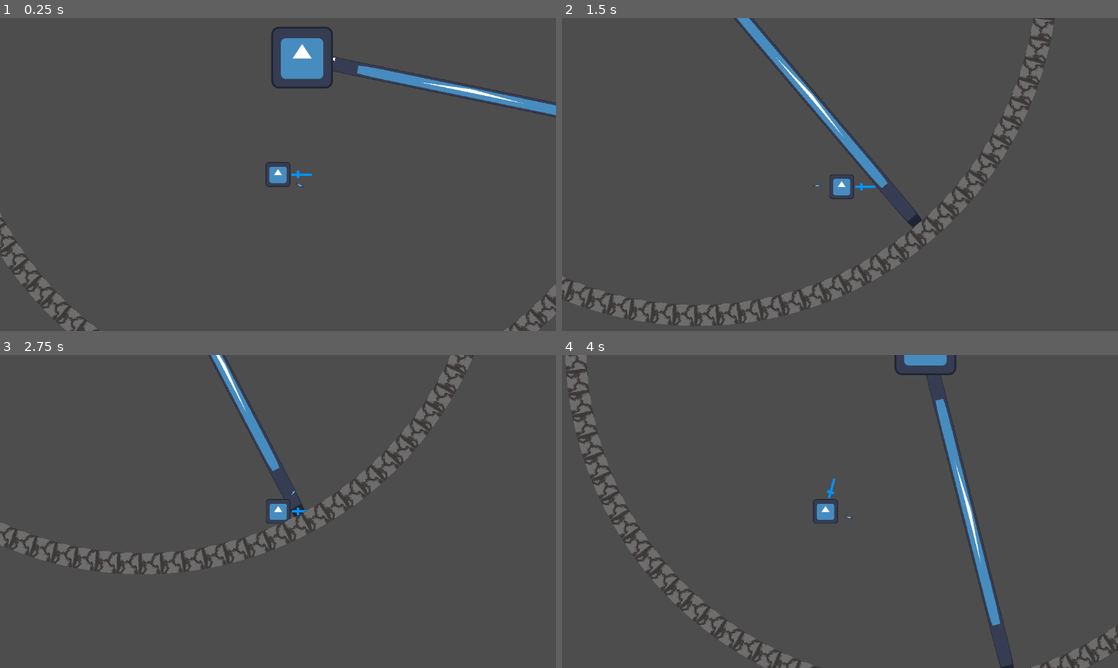
Above: before the commit, frames 1-4 (two rows, left to right).
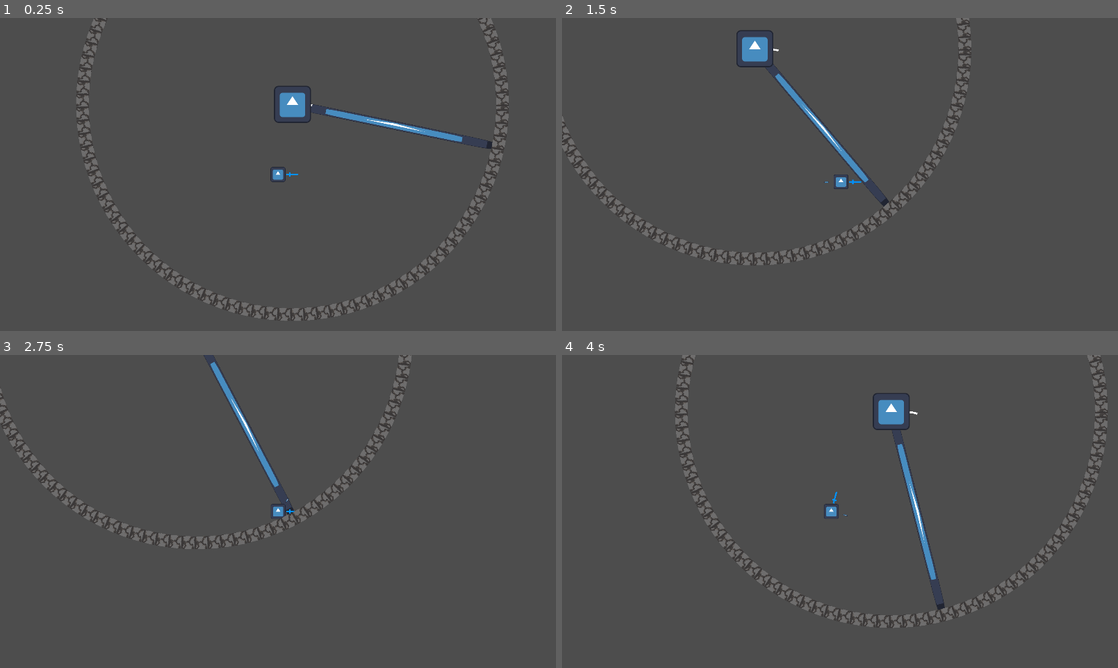
Above: after the commit, the same moments.

Repository: hsandt/boss-rush-jam-2025
Game: Godot game, scene res://scenes/worlds/boss_stage1_level_test.tscn
The game is run twice, just before and just after one commit, with the same random seed, the same clock (stepped at 60 frames per second) and the same inputs. The engine's default icon, where the game draws it, is replaced by a stand-in: a white triangle on a blue panel in a dark square.
Inputs (mouse positions are in pixels of both pictures, inside the frame that each line leads up to):
- Up to frame 1 (0.25 s): no input
- Up to frame 2 (1.5 s): move the mouse to (962, 158) at 0.52 s; hold D (right) 0.53-1.28 s; tap . (app_next_resolution, bound only after the commit) at 0.6 s; tap , (app_prev_resolution, bound only after the commit) at 0.8, 1.35 s; move the mouse to (728, 190) at 1.27 s; hold S (down) from 1.28 s (still down)
- Up to frame 3 (2.75 s): tap . (app_next_resolution, bound only after the commit) at 1.55 s; move the mouse to (333, 442) at 2.02 s; release S (down) at 2.03 s; hold D (right) from 2.03 s (still down); tap Space (dash) at 2.1 s; tap , (app_prev_resolution, bound only after the commit) at 2.3 s
- Up to frame 4 (4 s): move the mouse to (812, 574) at 2.77 s; release D (right) at 2.78 s; hold W (up) 2.78-3.53 s; right-click (812, 574) at 2.85 s; tap . (app_next_resolution, bound only after the commit) at 3.05 s; move the mouse to (1006, 558) at 3.52 s; hold A (left) from 3.53 s (still down); click (1006, 558) at 3.6 s; tap , (app_prev_resolution, bound only after the commit) at 3.8 s

The runs differ from the first frame. In frame 1, 7.6% of the frame differs, in the area x 0-100%, y 0-100%; in frame 2, 8.0%; in frame 3, 6.1%; in frame 4, 8.4%.
Error after the commit: Modulo by zero error in operator '%'. (res://globals/AppManager.gd:261)

Commit message:
[App] Import AppManager from hyper-godot-commons and set up input for features not already implemented in project scripts
- to change to prev/next resolution: ,. (US keyboard physical layout)
- to take screenshot: F12 (Ctrl+F12 for native screenshot)

Diff:
--- /dev/null
+++ b/globals/AppManager.gd
@@ -0,0 +1,409 @@
+# from https://github.com/hsandt/hyper-godot-commons/blob/main/singleton/AppManager.gd
+
+extends Node
+## Application manager class that provides app features:
+## - change resolution and toggle fullscreen
+## - auto fullscreen on standalone game start
+## - toggle debug overlay (needs to be defined separately)
+## - take screenshot
+##
+## Usage:
+## - create scene AppManager.tscn and register it as autoload singleton scene
+##   (the easiest is to copy AppManagerTemplate.tscn)
+## - define input for the following actions:
+##     app_prev_resolution
+##     app_next_resolution
+##     app_toggle_fullscreen - recommended: F11 (application style),
+##                                          Alt+Enter (Linux/Windows style),
+##                                          Ctrl+Meta+F (macOS style)
+##     app_toggle_debug_overlay
+##     app_take_screenshot_scaled - recommended: F12 (Steam style)
+##     app_take_screenshot_native - recommended: Ctrl/Shift+F12
+##     app_exit - recommended: Command/Control (Auto) + Q, will automatically map to:
+##                             - Ctrl+Q (on Linux/Windows)
+##                             - Meta+Q (on macOS)
+
+
+## Emitted when fullscreen is toggled via AppManager shortcuts
+signal fullscreen_toggled(new_window_mode: DisplayServer.WindowMode)
+
+
+@export_group("Components")
+
+## (Optional) Canvas Layer showing debug info
+@export var debug_overlay: CanvasLayer
+
+
+@export_group("Parameters")
+
+## If true, window scale will be initialized following the preset index
+## initial_window_scale_preset_index
+## Even when false, the list of window_scale_presets will be used when
+## changing resolution
+@export var set_window_scale_on_start: bool = false
+
+## Array of scale presets
+@export var window_scale_presets: Array[float] = [
+		1.0,
+		2.0,
+		3.0,
+		4.0,
+	]
+
+## (only used if set_window_scale_on_start is true)
+## Index of window scale preset to use on game start, among window_scale_presets
+## This replaces display/window/stretch/scale for projects when it causes issues
+## (e.g. gives unwanted HUD anchors in editor or offsets HUD elements at runtime,
+## as in https://github.com/godotengine/godot-proposals/issues/9307)
+## Note: if auto_fullscreen_in_pc_template is true,
+## auto_fullscreen_in_pc_template takes precedence on PC template
+@export var initial_window_scale_preset_index: int = 0
+
+## If true, auto-switch to fullscreen on PC template (standalone) game start
+## Note: it takes precedence over auto_scale on PC template
+@export var auto_fullscreen_in_pc_template: bool = false
+
+## If true, hide cursor when fullscreen is enabled
+@export var hide_cursor_during_fullscreen: bool = false
+
+## (Debug only) If true, show the debug overlay on start, else hide it
+@export var debug_show_debug_overlay_on_start: bool = false
+
+
+## Computed constant additional size provided by window decorations, used to compute
+## hypothetical window size with decorations for different window sizes
+var computed_window_decorations_additional_size: Vector2i
+
+## Dynamically cached screen usable rect size, used to detect when changing monitor screen size,
+## desktop taskbar or top menu bar
+var cached_screen_usable_rect_size: Vector2i
+
+## Dynamically cached array of valid window scale presets, i.e. scale presets for which
+## the resulting window size with decorations is not bigger than the screen
+## usable rect size (see method is_window_size_valid)
+## This means that a scale that corresponds to fullscreen size will not be valid
+## due to window title bar (and possibly OS taskbar and top menu bar reducing
+## usable rect).
+var cached_valid_window_scale_presets: Array[float]
+
+## Current index of window scale among array of presets
+var current_window_scale_preset_index: int
+
+## Current frame counter
+var current_frame: int
+
+
+func _ready():
+	# Autoload singletons are placed at the top of the scene tree
+	# and are therefore processed first, but to be safe we set
+	# low priority values for the AppManager
+	process_priority = -100
+	process_physics_priority = -100
+
+	# Initialize computed constants and dynamically cached variables
+	computed_window_decorations_additional_size = DisplayServer.window_get_size_with_decorations() \
+		- DisplayServer.window_get_size()
+	cached_screen_usable_rect_size = DisplayServer.screen_get_usable_rect().size
+	update_cached_valid_window_scale_presets()
+
+	if DisplayServer.window_get_mode() not in \
+			[DisplayServer.WINDOW_MODE_FULLSCREEN, DisplayServer.WINDOW_MODE_EXCLUSIVE_FULLSCREEN] and \
+			auto_fullscreen_in_pc_template and OS.has_feature("pc") and OS.has_feature("template"):
+		print("[AppManager] Playing standalone game with auto-fullscreen ON, enabling fullscreen")
+		# Defer display change on game start to ensure it works
+		toggle_fullscreen.call_deferred()
+	else:
+		if set_window_scale_on_start:
+			# Defer display change on game start to ensure it works
+			# Note that this only works when the Project Settings Viewport Width/Height
+			# are not bigger than the monitor usable rect dimensions. For pixel art games
+			# the native resolution is generally low enough, but for HD games it's better
+			# to set low viewport dimensions (such as 720p) + Camera Zoom to scale back up
+			# (this will preserve the correct camera preview in the scene view)
+			# Force update: true for initial window scale
+			set_window_scale_preset_index.call_deferred(initial_window_scale_preset_index, true)
+
+	if debug_overlay != null:
+		# Show debug overlay by default only in editor/debug exports, if corresponding flag is true
+		# Else, hide debug overlay until user toggles visibility with debug input
+		debug_overlay.visible = OS.has_feature("debug") and debug_show_debug_overlay_on_start
+
+	current_frame = 0
+
+
+func _unhandled_input(event: InputEvent):
+	# let user toggle hi-dpi resolution freely
+	# (hi-dpi is hard to detect and resize is hard to force on start)
+	if _is_exact_action_pressed_in_event_safe(event, &"app_prev_resolution"):
+		change_resolution(-1)
+		get_viewport().set_input_as_handled()
+	elif _is_exact_action_pressed_in_event_safe(event, &"app_next_resolution"):
+		change_resolution(1)
+		get_viewport().set_input_as_handled()
+
+	if _is_exact_action_pressed_in_event_safe(event, &"app_toggle_fullscreen"):
+		toggle_fullscreen()
+		get_viewport().set_input_as_handled()
+
+	if _is_exact_action_pressed_in_event_safe(event, &"app_toggle_debug_overlay") and debug_overlay:
+		toggle_debug_overlay()
+		get_viewport().set_input_as_handled()
+
+	if _is_exact_action_pressed_in_event_safe(event, &"app_take_screenshot_native"):
+		take_screenshot(false)
+		get_viewport().set_input_as_handled()
+	elif _is_exact_action_pressed_in_event_safe(event, &"app_take_screenshot_scaled"):
+		take_screenshot(true)
+		get_viewport().set_input_as_handled()
+
+	if _is_exact_action_pressed_in_event_safe(event, &"app_exit"):
+		get_tree().quit()
+		get_viewport().set_input_as_handled()
+
+
+func _physics_process(_delta: float):
+	current_frame += 1
+
+
+func _process(_delta: float):
+	# There is no signal for Screen usable rect change, so we must check it manually
+	# (this can happen when hiding taskbar or changing monitor display)
+	var screen_usable_rect_size := DisplayServer.screen_get_usable_rect().size
+	if cached_screen_usable_rect_size != screen_usable_rect_size:
+		cached_screen_usable_rect_size = screen_usable_rect_size
+		update_cached_valid_window_scale_presets()
+
+
+func update_cached_valid_window_scale_presets():
+	cached_valid_window_scale_presets.clear()
+
+	# Get native window size (should be stable)
+	var native_window_size := get_native_window_size()
+
+	# Filter out preset window scales that lead to a window size with decorations
+	# bigger than screen size in any dimension
+	for preset_window_scale in window_scale_presets:
+		# Note that Vector2i(Vector2) truncates fractional part
+		var scaled_window_size := Vector2i(preset_window_scale * native_window_size)
+		if is_window_size_valid(scaled_window_size):
+			cached_valid_window_scale_presets.append(preset_window_scale)
+
+	if cached_valid_window_scale_presets.is_empty():
+		push_warning("[AppManager] update_cached_valid_window_scale_presets: all preset window scales ",
+			"lead to window with decorations bigger than screen usable rect size, ",
+			"so cached_valid_window_scale_presets is empty")
+
+
+## Return true if window with passed size could fit in screen usable rect
+## This does not apply to fullscreen, which doesn't care about usable rect
+func is_window_size_valid(window_size: Vector2i):
+	var window_size_with_decorations := window_size + computed_window_decorations_additional_size
+	return window_size_with_decorations.x <= cached_screen_usable_rect_size.x and \
+		window_size_with_decorations.y <= cached_screen_usable_rect_size.y
+
+
+func get_native_window_size() -> Vector2i:
+	return Vector2i(
+		ProjectSettings.get_setting("display/window/size/viewport_width"),
+		ProjectSettings.get_setting("display/window/size/viewport_height")
+	)
+
+
+func set_window_scale(scale: float):
+	# Set new window size using scale
+	# Note that Vector2i(Vector2) truncates fractional part
+	var new_window_size := Vector2i(scale * get_native_window_size())
+
+	if not is_window_size_valid(new_window_size):
+		push_error("[AppManager] set_window_scale: new_window_size %s + decorations goes over cached_screen_usable_rect_size %s" %
+			[new_window_size, cached_screen_usable_rect_size])
+		return
+
+	var window := get_window()
+
+	# Store window top-left position (without decorations) and size (without decorations) before change
+	var previous_window_position := window.position
+	var previous_window_size := window.size
+
+	# We must make sure to set position *before* size to avoid bug where window.position is reverted
+	# to its old value 1 frame later (https://github.com/godotengine/godot/issues/90638)
+	# (it has one known issue though, when cycling from biggest to smallest window, the window will end
+	# up in the wrong position due to clamping)
+	# Therefore we compute new_window_position in advance
+	# It also has the benefit to ignore any window clamping done by setting window.size
+	# while window is getting bigger too close to the screen bottom-right edges,
+	# since the position is computed before resizing, and there is no clamping afterward
+	# since the window will be already placed at the proper top-left.
+
+	# Since setting window.size keeps top-left and we want to preserve window center,
+	# predict wanted top-left position with new scale by adding previous window extent (half size)
+	# to get window center, then subtract new window extent to get new window top-left
+	var new_window_position := previous_window_position + previous_window_size / 2 - new_window_size / 2
+
+	# Adjust position to preserve previous center
+	window.position = new_window_position
+
+	# Resize to wanted scale
+	# Note that window.size is recommended over DisplayServer.window_set_size
+	# In https://github.com/godotengine/godot/issues/89543, we found out that it guarantees
+	# immediate content update on Linux X11, without a need for the hack to move window by 1px
+	# and back
+	window.size = new_window_size
+
+
+func change_resolution(delta: int):
+	if DisplayServer.window_get_mode() in \
+			[DisplayServer.WINDOW_MODE_FULLSCREEN, DisplayServer.WINDOW_MODE_EXCLUSIVE_FULLSCREEN]:
+		push_warning("[AppManager] change_resolution: Window is currently fullscreen, ",
+			"don't do anything to avoid glitchy attempt to resize window while stuck in fullscreen")
+		return
+
+	var new_preset_window_scale_index := (current_window_scale_preset_index + delta) % \
+			cached_valid_window_scale_presets.size()
+
+	set_window_scale_preset_index(new_preset_window_scale_index, false)
+
+
+## Set window scale preset index and update window scale according to preset array
+## If force_update is true, do this even if the index didn't change
+## This is useful on initialization and when leaving fullscreen
+func set_window_scale_preset_index(new_preset_window_scale_index: int, force_update: bool):
+	if not force_update and current_window_scale_preset_index == new_preset_window_scale_index:
+		return
+
+	current_window_scale_preset_index = new_preset_window_scale_index
+
+	if new_preset_window_scale_index < cached_valid_window_scale_presets.size():
+		var new_preset_window_scale := cached_valid_window_scale_presets[new_preset_window_scale_index]
+		set_window_scale(new_preset_window_scale)
+		print("[AppManager] Set window scale to: %0.2f" % new_preset_window_scale)
+	else:
+		push_error("[AppManager] set_window_scale_preset_index: invalid preset index %d, " % new_preset_window_scale_index,
+			"expected 0 <= index < %d" % cached_valid_window_scale_presets.size())
+
+
+func toggle_fullscreen():
+	var new_window_mode: DisplayServer.WindowMode
+
+	# For debug, borderless window is enough
+	if DisplayServer.window_get_mode() not in \
+			[DisplayServer.WINDOW_MODE_FULLSCREEN, DisplayServer.WINDOW_MODE_EXCLUSIVE_FULLSCREEN]:
+		_enable_fullscreen()
+	else:
+		_disable_fullscreen()
+
+
+func set_fullscreen_enabled(value: bool):
+	if value:
+		_enable_fullscreen()
+	else:
+		_disable_fullscreen()
+
+
+func _enable_fullscreen():
+	# Do nothing if already in exclusive fullscreen
+	# In the edge case where we are in non-exclusive fullscreen (shouldn't happen
+	# when always using AppManager API), we still force update to exclusive fullscreen
+	if DisplayServer.window_get_mode() == DisplayServer.WINDOW_MODE_EXCLUSIVE_FULLSCREEN:
+		return
+
+	if hide_cursor_during_fullscreen:
+		DisplayServer.mouse_set_mode(DisplayServer.MOUSE_MODE_HIDDEN)
+
+	print("[AppManager] Toggle fullscreen: WINDOW_MODE_EXCLUSIVE_FULLSCREEN")
+
+	DisplayServer.window_set_mode(DisplayServer.WINDOW_MODE_EXCLUSIVE_FULLSCREEN)
+
+	fullscreen_toggled.emit(DisplayServer.WINDOW_MODE_EXCLUSIVE_FULLSCREEN)
+
+
+func _disable_fullscreen():
+	if DisplayServer.window_get_mode() == DisplayServer.WINDOW_MODE_WINDOWED:
+		return
+
+	if hide_cursor_during_fullscreen:
+		DisplayServer.mouse_set_mode(DisplayServer.MOUSE_MODE_VISIBLE)
+
+	print("[AppManager] Toggle fullscreen: WINDOW_MODE_WINDOWED")
+
+	DisplayServer.window_set_mode(DisplayServer.WINDOW_MODE_WINDOWED)
+
+	# Workaround for https://github.com/godotengine/godot/issues/90537
+	# When leaving fullscreen, force reset scale to last window scale to fix
+	# window manager slightly modifying window size after each double toggle fullscreen
+	# Do not do this when *entering* fullscreen, this would add an extra lag
+	set_window_scale_preset_index(current_window_scale_preset_index, true)
+
+	fullscreen_toggled.emit(DisplayServer.WINDOW_MODE_WINDOWED)
+
+
+func toggle_debug_overlay():
+	var new_value = not debug_overlay.visible
+	debug_overlay.visible = new_value
+
+	print("[AppManager] Toggle debug canvas layer: %s" % new_value)
+
+
+## Take a screenshot and save it in user path
+## If scaled is true, use the current window scale
+## Else, use the native resolution
+func take_screenshot(scaled: bool):
+	var datetime = Time.get_datetime_dict_from_system()
+
+	# Make sure all numbers less than 10 are padded with a leading 0 so
+	# alphabetical sorting matches sorting by date. Modify in-place.
+	for key in ["month", "day", "hour", "minute", "second"]:
+		datetime[key] = "%02d" % datetime[key]
+	var screenshot_filename = "{year}-{month}-{day}_{hour}-{minute}-{second}.png".format(datetime)
+	var screenshot_filepath = "user://Screenshots".path_join(screenshot_filename)
+
+	# user:// should map to:
+	# Windows: %APPDATA%\Godot\app_userdata\[project_name] or
+	#          %APPDATA%\[project_name/custom_user_dir_name]
+	# macOS: ~/Library/Application Support/Godot/app_userdata/[project_name] or
+	#        ~/Library/Application Support/[project_name/custom_user_dir_name]
+	# Linux: ~/.local/share/godot/app_userdata/[project_name] or
+	#        ~/.local/share/[project_name/custom_user_dir_name]
+	# See https://docs.godotengine.org/en/4.0/tutorials/io/data_paths.html#accessing-persistent-user-data-user
+	if not DirAccess.dir_exists_absolute("user://Screenshots"):
+		# no Screenshots directory in user dir, make it
+		var err = DirAccess.make_dir_recursive_absolute("user://Screenshots")
+		if err:
+			push_error("[AppManager] Failed to make directory user://Screenshots with error code: ", err)
+			return
+
+	save_screenshot_in(screenshot_filepath, scaled)
+
+
+func save_screenshot_in(screenshot_filepath: String, scaled: bool):
+	# Get image data from viewport texture (in Godot 4, this is already ready to use,
+	# no need to flip_y)
+	var image = get_viewport().get_texture().get_image()
+
+	if ProjectSettings.get_setting("display/window/stretch/mode") != "disabled":
+		var target_screenshot_size := DisplayServer.window_get_size() if scaled else get_native_window_size()
+
+		# If needed, resize screenshot to target size
+		# In practice, this happens when:
+		# - stretch mode is "viewport" and we want scaled screenshot (scale up)
+		# - stretch mode is "canvas_items" and we want native screenshot (scale down)
+		# While scale down sounds scarier, it turns out that it pixel-perfectly placed sprites
+		# are perfectly scaled back to their native resolution, and sprites with fractional
+		# pixel offsets are simply snapped to the closest pixel as if playing in "viewport" stretch mode
+		if target_screenshot_size != image.get_size():
+			image.resize(target_screenshot_size.x, target_screenshot_size.y, Image.INTERPOLATE_NEAREST)
+
+	# Else, when "display/window/stretch/mode" is "disabled", no stretching occurs
+	# so the screenshot is at native resolution but scaled window size
+	# and there is nothing meaningful to honor the scaled flag
+
+	var err = image.save_png(screenshot_filepath)
+	if err:
+		push_error("[AppManager] Failed to save screenshot in: ", screenshot_filepath,
+			" with error code: ", err)
+	else:
+		print("[AppManager] Saved %s screenshot in %s" % ["scaled" if scaled else "native", screenshot_filepath])
+
+
+func _is_exact_action_pressed_in_event_safe(event: InputEvent, action: StringName):
+	return InputMap.has_action(action) and event.is_action_pressed(action, false, true)
--- /dev/null
+++ b/globals/AppManager.tscn
@@ -0,0 +1,9 @@
+[gd_scene load_steps=2 format=3 uid="uid://b7pahf14wg8wr"]
+
+[ext_resource type="Script" path="res://globals/AppManager.gd" id="1_aa80b"]
+
+[node name="AppManager" type="Node"]
+script = ExtResource("1_aa80b")
+set_window_scale_on_start = true
+window_scale_presets = Array[float]([0.5, 0.75, 1.0, 1.25])
+initial_window_scale_preset_index = 2
--- /dev/null
+++ b/globals/AppManagerTemplate.tscn
@@ -0,0 +1,6 @@
+[gd_scene load_steps=2 format=3 uid="uid://dnvlt4yqrwr38"]
+
+[ext_resource type="Script" path="res://globals/AppManager.gd" id="1_dpv1y"]
+
+[node name="AppManager" type="Node"]
+script = ExtResource("1_dpv1y")
--- a/project.godot
+++ b/project.godot
@@ -18,9 +18,12 @@
 [autoload]
 
 Global="*res://globals/global.gd"
+AppManager="*res://globals/AppManager.tscn"
 
 [display]
 
+window/size/viewport_width=1920
+window/size/viewport_height=1080
 window/stretch/mode="viewport"
 
 [global_group]
@@ -112,6 +115,26 @@
 "events": [Object(InputEventKey,"resource_local_to_scene":false,"resource_name":"","device":-1,"window_id":0,"alt_press …(192 unchanged characters)…
 ]
 }
+app_prev_resolution={
+"deadzone": 0.5,
+"events": [Object(InputEventKey,"resource_local_to_scene":false,"resource_name":"","device":-1,"window_id":0,"alt_pressed":false,"shift_pressed":false,"ctrl_pressed":false,"meta_pressed":false,"pressed":false,"keycode":0,"physical_keycode":44,"key_label":0,"unicode":44,"location":0,"echo":false,"script":null)
+]
+}
+app_next_resolution={
+"deadzone": 0.5,
+"events": [Object(InputEventKey,"resource_local_to_scene":false,"resource_name":"","device":-1,"window_id":0,"alt_pressed":false,"shift_pressed":false,"ctrl_pressed":false,"meta_pressed":false,"pressed":false,"keycode":0,"physical_keycode":46,"key_label":0,"unicode":46,"location":0,"echo":false,"script":null)
+]
+}
+app_take_screenshot_scaled={
+"deadzone": 0.5,
+"events": [Object(InputEventKey,"resource_local_to_scene":false,"resource_name":"","device":-1,"window_id":0,"alt_pressed":false,"shift_pressed":false,"ctrl_pressed":false,"meta_pressed":false,"pressed":false,"keycode":0,"physical_keycode":4194343,"key_label":0,"unicode":0,"location":0,"echo":false,"script":null)
+]
+}
+app_take_screenshot_native={
+"deadzone": 0.5,
+"events": [Object(InputEventKey,"resource_local_to_scene":false,"resource_name":"","device":-1,"window_id":0,"alt_pressed":false,"shift_pressed":false,"ctrl_pressed":true,"meta_pressed":false,"pressed":false,"keycode":0,"physical_keycode":4194343,"key_label":0,"unicode":0,"location":0,"echo":false,"script":null)
+]
+}
 
 [layer_names]
 
